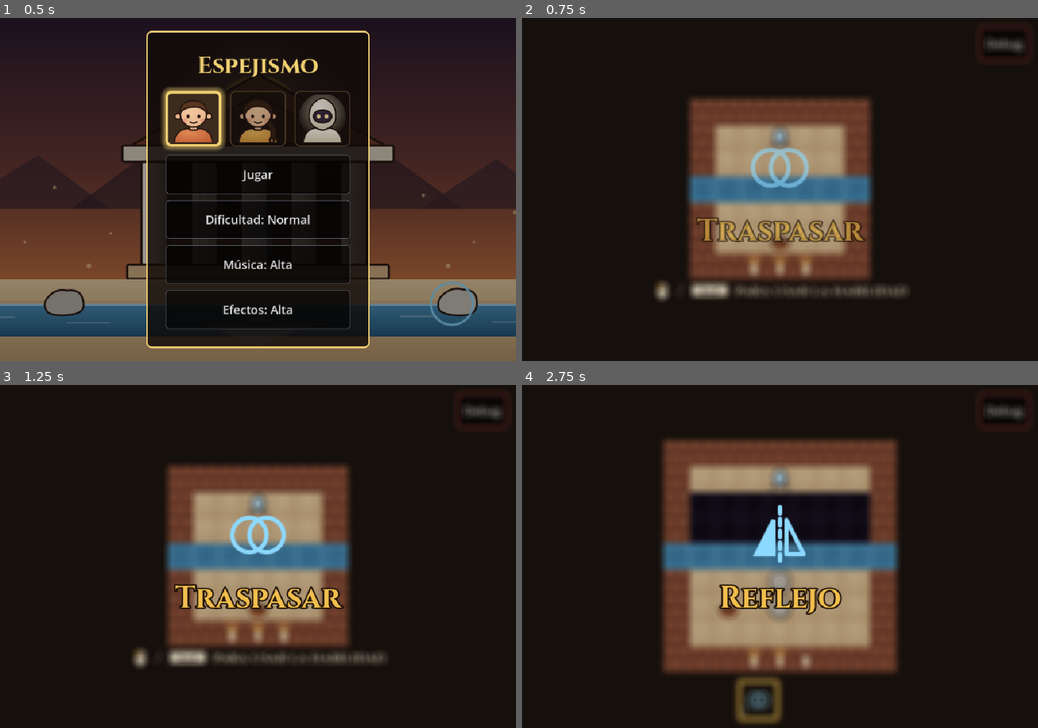
Above: before the commit, frames 1-4 (two rows, left to right).
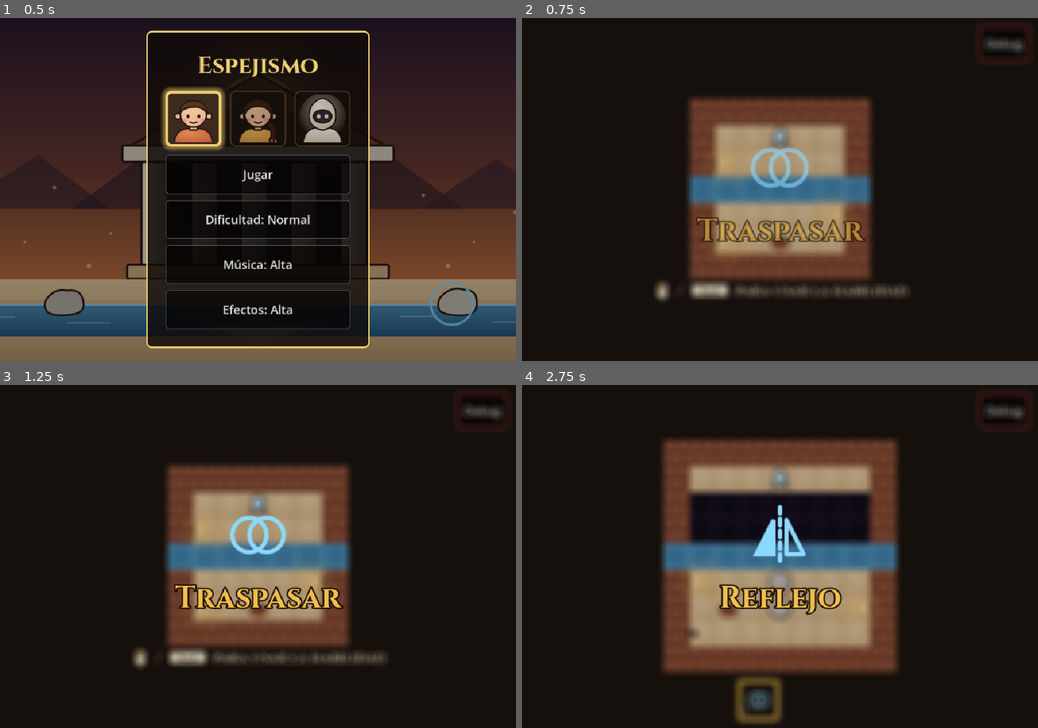
Above: after the commit, the same moments.

Repository: AngeloCS19/Juego
Game: Godot game, scene res://main.tscn
Two runs of this game, one before a commit and one after it. Both use one fixed random seed, a clock stepped at 60 frames per second and the inputs below.
Inputs (mouse positions are in pixels of both pictures, inside the frame that each line leads up to):
- Up to frame 1 (0.5 s): no input
- Up to frame 2 (0.75 s): click "Jugar" at 0.5 s
- Up to frame 3 (1.25 s): no input
- Up to frame 4 (2.75 s): click "Debug" at 1.25 s; tap Enter at 2, 2.1 s; move the mouse to (893, 539) at 2.02 s; hold Right from 2.03 s (still down); click (893, 539) at 2.17 s; tap Space at 2.27 s

Frame 1 is identical in both runs. In frame 2, 0.3% of the frame differs, in the area x 43-57%, y 69-76%; in frame 3, 0.3%; in frame 4, 0.4%, in the area x 31-57%, y 70-83%.

Commit message:
Sprites: velas en los muros de los lados como iluminación de la sala
Las velas van pegadas a la cara del muro que da al interior, mitad a
cada lado y repartidas a lo alto, con un charco de luz en el piso.
Apagadas se ven oscuras. Boceto de Angelo.

Co-Authored-By: Claude Opus 5.5 (1M context) <noreply@anthropic.com>
Claude-Session: https://claude.ai/code/session_01GqY6FgrvorHmQdnDXgcySB

Diff:
--- a/scripts/sala.gd
+++ b/scripts/sala.gd
@@ -88,7 +88,7 @@
 var _prenda_nombre := ""
 var _mancha_t := DURACION_MANCHA
 var _humo_t := DURACION_HUMO
-var _velas_en: Array[Vector2i] = []  # casillas del muro de abajo donde están las velas
+var _velas_en := []  # cada vela: [casilla del muro, hacia dónde da al interior]
 var _mancha_en := Vector2.ZERO
 var _mancha_onda: Array[Vector3] = []  # la forma de esta mancha: (amplitud, ondas por vuelta, desfase)
 static var _siluetas := {}  # sprite -> su silueta blanca, se calcula una vez
@@ -130,16 +130,33 @@
 	reiniciar()
 
 
-## Las velas van en el muro de abajo, centradas, en casillas que dan al interior de la sala.
+## Las velas iluminan la sala desde los muros de los lados: mitad a la izquierda y mitad a la
+## derecha, repartidas a lo alto, pegadas a la cara del muro que da al interior.
 func _poner_velas() -> void:
 	_velas_en.clear()
-	var y := tamano.y - 1
-	var muros := range(tamano.x).filter(func(x): return celda(Vector2i(x, y)) == "#" and celda(Vector2i(x, y - 1)) != "#")
-	muros.sort_custom(func(a, b): return absf(a - (tamano.x - 1) / 2.0) < absf(b - (tamano.x - 1) / 2.0))
-	muros = muros.slice(0, datos.get("velas", 0))
-	muros.sort()
-	for x in muros:
-		_velas_en.append(Vector2i(x, y))
+	var lados := [_muros_de_lado(range(tamano.x), Vector2i.RIGHT), _muros_de_lado(range(tamano.x - 1, -1, -1), Vector2i.LEFT)]
+	var n: int = datos.get("velas", 0)
+	var izq := mini(ceili(n / 2.0), lados[0].size())
+	var cuantas := [izq, mini(n - izq, lados[1].size())]
+	for i in maxi(cuantas[0], cuantas[1]):  # alternadas: las que se apagan van de un lado y del otro
+		for l in 2:
+			if i < cuantas[l]:
+				_velas_en.append(lados[l][int((i + 0.5) * lados[l].size() / cuantas[l])])  # repartidas a lo alto
+
+
+## Por cada fila, el primer muro (recorriendo "columnas") cuya cara "dentro" da al interior de la sala.
+func _muros_de_lado(columnas: Array, dentro: Vector2i) -> Array:
+	var muros := []
+	for y in tamano.y:
+		for x in columnas:
+			var c := Vector2i(x, y)
+			if celda(c) != "#":
+				break  # en esta fila el borde no es muro (un río que sale de la sala): no hay vela
+			if celda(c + dentro) != "#":
+				if celda(c + dentro) == ".":  # solo sobre piso: junto al agua o al vacío no se pone
+					muros.append([c, dentro])
+				break
+	return muros
 
 
 ## Velas que siguen encendidas: cada vez que se entra al plano espiritual se apaga una.
@@ -624,23 +641,32 @@
 		draw_rect(r, Color(CELESTE, 0.25), false, 1.0)
 
 
-## Cada vela: cera, mecha y una llama que tiembla. La que se acaba de apagar echa un hilo de humo.
+## Cada vela: un soporte de hierro en la cara del muro, la vela vista desde arriba y una llama que
+## tiembla hacia el interior, con un charco de luz en el piso. La que se acaba de apagar echa humo.
 func _dibujar_velas() -> void:
 	var encendidas := velas_encendidas()
 	for i in _velas_en.size():
-		var base := _centro(_velas_en[i]) + Vector2(0, TAM * 0.3)
-		var cera := Rect2(base - Vector2(TAM * 0.11, TAM * 0.42), Vector2(TAM * 0.22, TAM * 0.42))
-		draw_rect(cera, Color(0.93, 0.86, 0.72, 0.5 if espiritual else 1.0))
-		var mecha := cera.position + Vector2(cera.size.x / 2, 0)
-		draw_line(mecha, mecha - Vector2(0, TAM * 0.05), Color(0.2, 0.15, 0.1), 1.5)
+		var dentro := Vector2(_velas_en[i][1])
+		var de_lado := Vector2(dentro.y, dentro.x)
+		var borde := _centro(_velas_en[i][0]) + dentro * TAM * 0.5  # la cara del muro
+		var vela := borde + dentro * TAM * 0.2
+		var hierro := Color(0.18, 0.13, 0.1, 0.5 if espiritual else 1.0)
+		draw_line(borde - de_lado * TAM * 0.2, borde + de_lado * TAM * 0.2, hierro, 4.0)  # la placa contra el muro
+		draw_line(borde, vela, hierro, 3.0)  # el brazo
 		if i < encendidas:
 			var tiembla := 1.0 + 0.12 * sin(_t * 9.0 + i * 2.1) + 0.06 * sin(_t * 23.0 + i)
-			var punta := mecha - Vector2(0, TAM * 0.3 * tiembla)
-			draw_circle(mecha - Vector2(0, TAM * 0.1), TAM * 0.35, Color(COLOR_VELA, 0.1))
-			draw_circle(mecha - Vector2(0, TAM * 0.1), TAM * 0.2, Color(COLOR_VELA, 0.18))
-			draw_colored_polygon(PackedVector2Array([punta, mecha + Vector2(TAM * 0.08, -TAM * 0.08), mecha + Vector2(0, -TAM * 0.01), mecha + Vector2(-TAM * 0.08, -TAM * 0.08)]), COLOR_VELA)
-		elif i == encendidas and _humo_t < DURACION_HUMO:
-			var k := _humo_t / DURACION_HUMO
-			for j in 4:  # el humo sube ondulando y se desvanece
-				var h := k * TAM * 0.5 + j * TAM * 0.07
-				draw_circle(mecha - Vector2(sin(h * 0.25) * TAM * 0.05, h), TAM * 0.03 * (1.0 + k), Color(0.8, 0.8, 0.85, 0.5 * (1.0 - k)))
+			if not espiritual:  # ilumina la sala; en el plano espiritual la luz no se ve, solo la llama
+				draw_circle(vela + dentro * TAM * 0.3, TAM * 0.9, Color(COLOR_VELA, 0.1))
+				draw_circle(vela + dentro * TAM * 0.15, TAM * 0.45, Color(COLOR_VELA, 0.16))
+			draw_circle(vela, TAM * 0.15, Color(0.95, 0.88, 0.72))
+			var punta := vela + dentro * TAM * 0.38 * tiembla
+			draw_colored_polygon(PackedVector2Array([punta, vela + de_lado * TAM * 0.09, vela - dentro * TAM * 0.04, vela - de_lado * TAM * 0.09]), COLOR_VELA)
+			draw_circle(vela + dentro * TAM * 0.05, TAM * 0.05, Color(1, 0.95, 0.8))
+		else:
+			draw_circle(vela, TAM * 0.15, Color(0.42, 0.36, 0.3, 0.5 if espiritual else 1.0))  # apagada: se ve oscura
+			draw_circle(vela, TAM * 0.04, Color(0.12, 0.1, 0.08))
+			if i == encendidas and _humo_t < DURACION_HUMO:
+				var k := _humo_t / DURACION_HUMO
+				for j in 4:  # el humo se aleja del muro ondulando y se desvanece
+					var h := k * TAM * 0.5 + j * TAM * 0.07
+					draw_circle(vela + dentro * h + de_lado * sin(h * 0.25) * TAM * 0.05, TAM * 0.03 * (1.0 + k), Color(0.8, 0.8, 0.85, 0.5 * (1.0 - k)))
Not shown, changed: README.md
